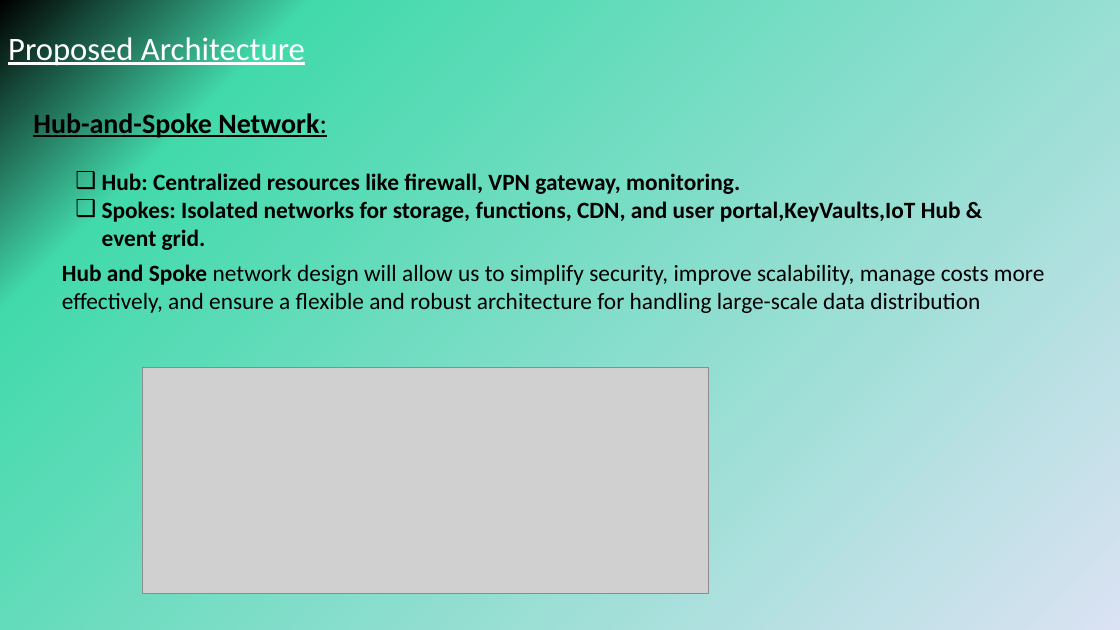
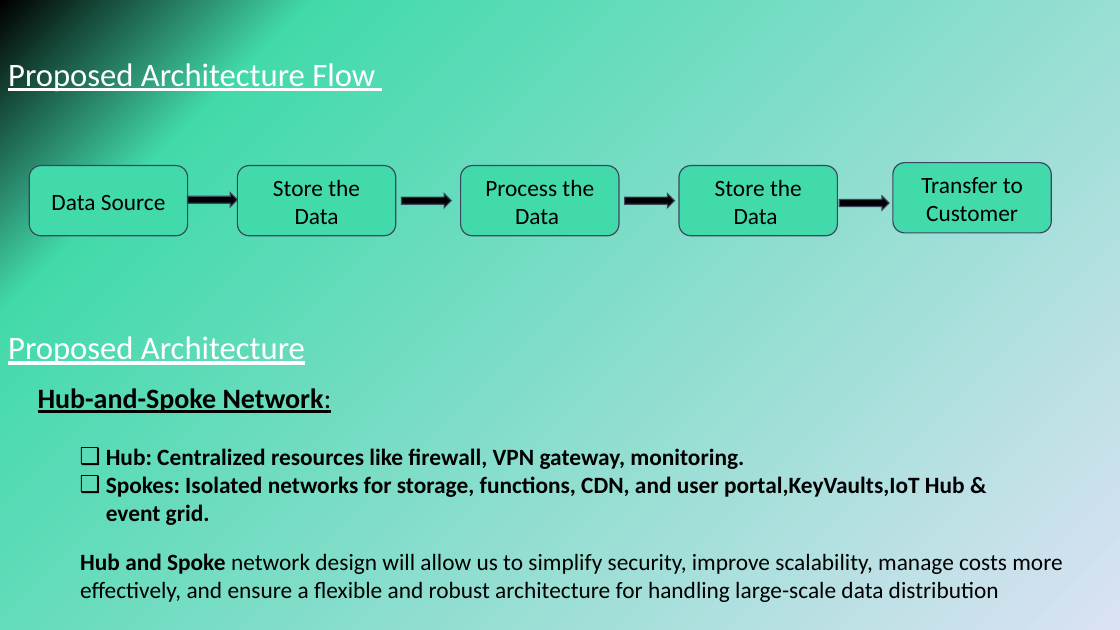
Before and after one commit to Sarathgopal/Circu-Li-ion, a slide deck: slide 4 of Circu Li Ion.pptx. Drawn at 1120x630 pixels with LibreOffice and Linux fonts; fonts in the diff are those of the drawing; grey boxes stand for pictures. Boxes give left, top, right and bottom in pixels: in the first picture for what was removed or moved away, otherwise in the second. Text is boxed around its words. In the diff, an @@ line names an element or a change of style, - is before the commit and + after.

Commit message:
Updated PPT

```diff
--- a/Circu Li Ion.pptx
+++ b/Circu Li Ion.pptx
@@ text added at bbox=[8, 60, 375, 95], 28 pt, text #FFFFFF, underline @@
+Proposed Architecture Flow
@@ rounded rectangle added at bbox=[29, 166, 188, 236], fill #42DAAB, outline #3A465E 1 pt, 20 pt, text #000000 @@
+Data Source
@@ rounded rectangle added at bbox=[238, 166, 397, 236], fill #42DAAB, outline #3A465E 1 pt, 20 pt, text #000000 @@
+Store the Data
@@ rounded rectangle added at bbox=[460, 166, 619, 236], fill #42DAAB, outline #3A465E 1 pt, 20 pt, text #000000 @@
+Process the Data
@@ rounded rectangle added at bbox=[679, 166, 838, 236], fill #42DAAB, outline #3A465E 1 pt, 20 pt, text #000000 @@
+Store the Data
@@ rounded rectangle added at bbox=[893, 163, 1052, 234], fill #42DAAB, outline #3A465E 1 pt, 20 pt, text #000000 @@
+Transfer to Customer
@@ right arrow added at bbox=[187, 192, 237, 207], fill #000000, outline #3A465E 1 pt @@
@@ right arrow added at bbox=[402, 193, 451, 208], fill #000000, outline #3A465E 1 pt @@
@@ right arrow added at bbox=[625, 193, 675, 208], fill #000000, outline #3A465E 1 pt @@
@@ right arrow added at bbox=[839, 196, 889, 210], fill #000000, outline #3A465E 1 pt @@
@@ text "Proposed Architecture" rewrapped from bbox=[8, 33, 305, 68] to bbox=[8, 336, 305, 365] @@
@@ text "Hub-and-Spoke Network:": place and size @@
-text "Hub-and-Spoke Network:" at bbox=[33, 110, 961, 250]
+text "Hub-and-Spoke Network:" at bbox=[38, 388, 965, 525]
@@ picture removed at bbox=[142, 368, 708, 593] @@
@@ text "Hub and Spoke network design ...": place and size @@
-text "Hub and Spoke network design ..." at bbox=[62, 264, 1044, 313]
+text "Hub and Spoke network design ..." at bbox=[80, 553, 1062, 602]
```
Also in this commit, not shown: 1 other slide changed.
